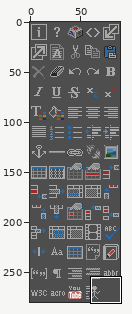
One commit to this sprite sheet: fudge/wysiwyg/images/toolbar_disabled.png. Above: a wide view before the commit, with the close-up outlined.
Close-up. First the earlier version:
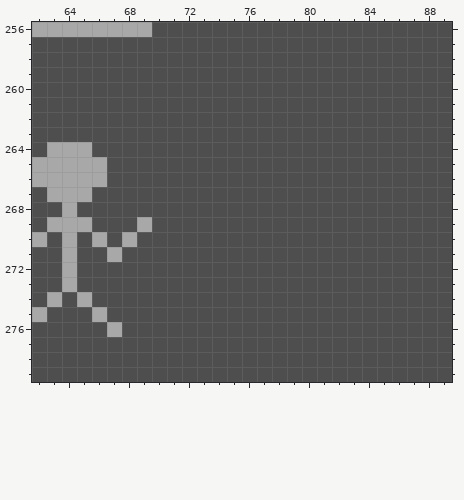
The file is 90x280 pixels. Colours within 5 levels of each other are drawn and written as one. Shown: x 62..89, y 256..279.
Once edited:
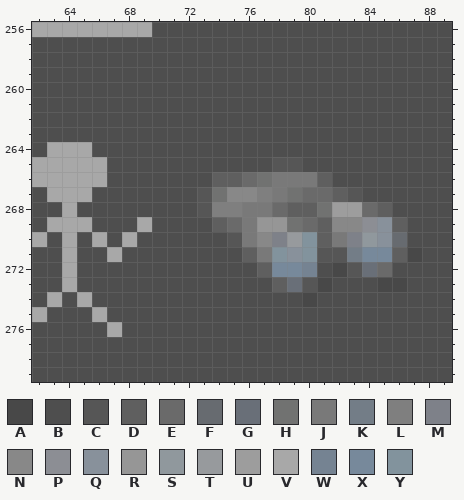
Palette (. is transparent): A #484848  B #4e4e4e  C #565656  D #5f5f5f  E #6a6a6a  F #676b70  G #696f78  H #717271  J #797979  K #737d87  L #7f7f7f  M #7e8189  N #888888  P #8c8e94  Q #88919b  R #969696  S #90989d  T #979a9d  U #9d9d9d  V #a8a8a8  W #758392  X #77899b  Y #82939d
The exact change:
y 265: x 78..79 BB -> CC
y 266: x 74..81 BBBBBBBB -> DDEHJJJD
y 267: x 73..83 BBBBBBBBBBB -> CHNNLJHEEDC
y 268: x 73..85 BBBBBBBBBBBBB -> CLLJJEDDHUUED
y 269: x 74..86 BBBBBBBBBBBBB -> DEJRRHEDNNPQD
y 270: x 75..86 BBBBBBBBBBBB -> CJNMTYDJMSQF
y 271: x 76..87 BBBBBBBBBBBB -> DJYQYCCKXXDA
y 272: x 77..80 BBBB -> DXXW; x 82..85 BBBB -> ACGE
y 273: x 78..81 BBBB -> DGCA; x 85..86 BB -> AA
y 274: x 80 B -> A
